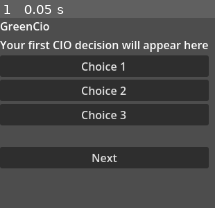
Above: before the commit, frame 1.
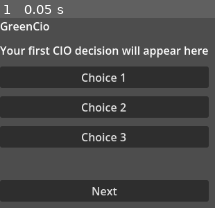
Above: after the commit, the same moment.

Repository: Leopold-Wahlbeck/Green-Cio
Game: Godot game, scene res://scenes/main.tscn
The game is run twice, just before and just after one commit, with the same random seed, the same clock (stepped at 60 frames per second) and the same inputs. The project has no main scene, so this scene is started directly.
Inputs:
- Up to frame 1 (0.05 s): no input

The runs differ from the first frame. In frame 1, 51% of the frame differs, in the area x 0-98%, y 12-97%.

Commit message:
Add GameState script
Introduce GameState.gd to track environment_score, economy_score and round_number with helper methods: reset_game, apply_choice (clamped updates and round increment), and get_balance_score (average minus imbalance penalty). Update scenes/main.tscn to change the VBoxContainer layout_mode and increase theme separation for spacing. Add a corresponding GameState.gd.uid file for the resource unique id.

Diff:
--- a/scenes/main.tscn
+++ b/scenes/main.tscn
@@ -5,9 +5,10 @@
 anchors_preset = 0
 
 [node name="VBoxContainer" type="VBoxContainer" parent="." unique_id=167584142]
-layout_mode = 0
+layout_mode = 1
 offset_right = 40.0
 offset_bottom = 40.0
+theme_override_constants/separation = 12
 
 [node name="TitleLabel" type="Label" parent="VBoxContainer" unique_id=1209373673]
 layout_mode = 2
--- /dev/null
+++ b/scripts/GameState.gd
@@ -0,0 +1,21 @@
+extends Node
+
+var environment_score := 50
+var economy_score := 50
+var round_number := 0
+var max_rounds := 5
+
+func reset_game():
+	environment_score = 50
+	economy_score = 50
+	round_number = 0
+
+func apply_choice(environment_change: int, economy_change: int):
+	environment_score = clamp(environment_score + environment_change, 0, 100)
+	economy_score = clamp(economy_score + economy_change, 0, 100)
+	round_number += 1
+
+func get_balance_score() -> int:
+	var average = (environment_score + economy_score) / 2
+	var penalty = abs(environment_score - economy_score)
+	return clamp(average - penalty, 0, 100)
Not shown, added: scripts/GameState.gd.uid
